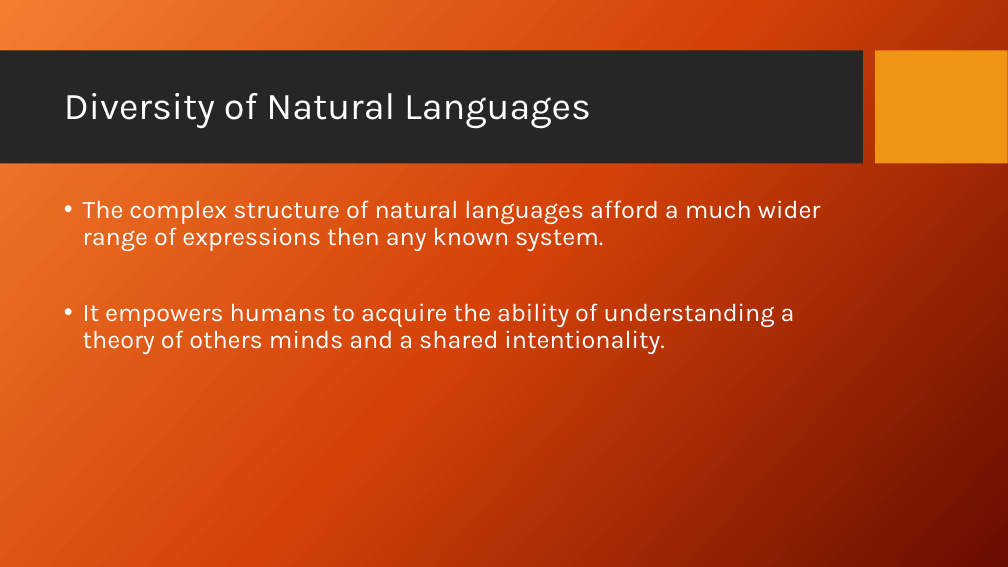
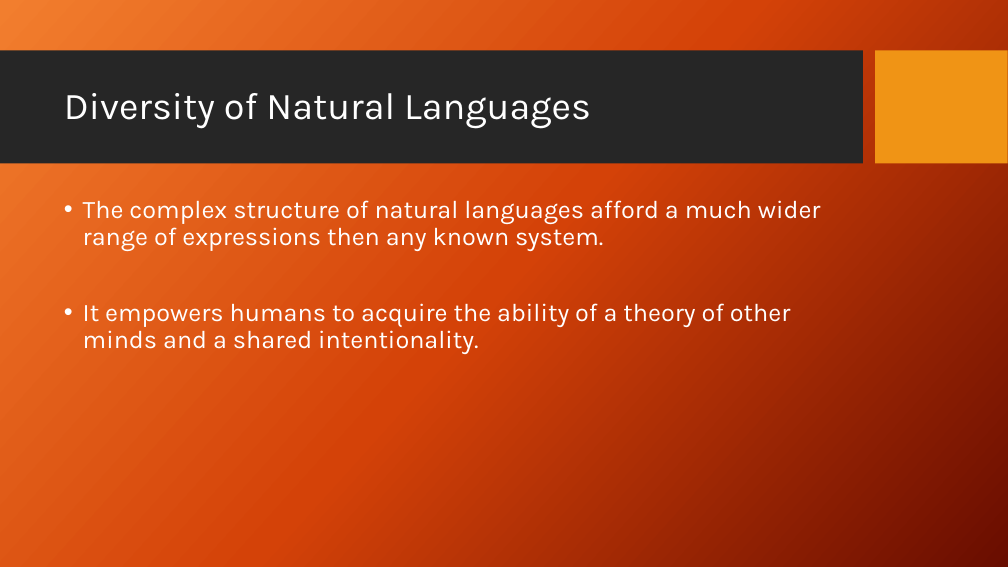
Before and after one commit to iffishells/Natural-Languag--Processing, a slide deck: slide 6 of PPT/Lecture1 Introduction.pptx (slide 7 before the commit). Drawn at 1008x567 pixels with LibreOffice and Linux fonts; fonts in the diff are those of the drawing; background and template pictures are left out. Boxes give left, top, right and bottom in pixels: in the first picture for what was removed or moved away, otherwise in the second. Text is boxed around its words. In the diff, an @@ line names an element or a change of style, - is before the commit and + after.

```diff
--- a/PPT/Lecture1 Introduction.pptx
+++ b/PPT/Lecture1 Introduction.pptx
@@ text at bbox=[83, 303, 790, 354]: text changed @@
-• It empowers humans to acquire the ability of understanding a theory of others minds and a shared intentionality.
+• It empowers humans to acquire the ability of a theory of other minds and a shared intentionality.
```
Also in this commit, not shown: 8 other slides changed, 3 slides removed, 17 other files.
